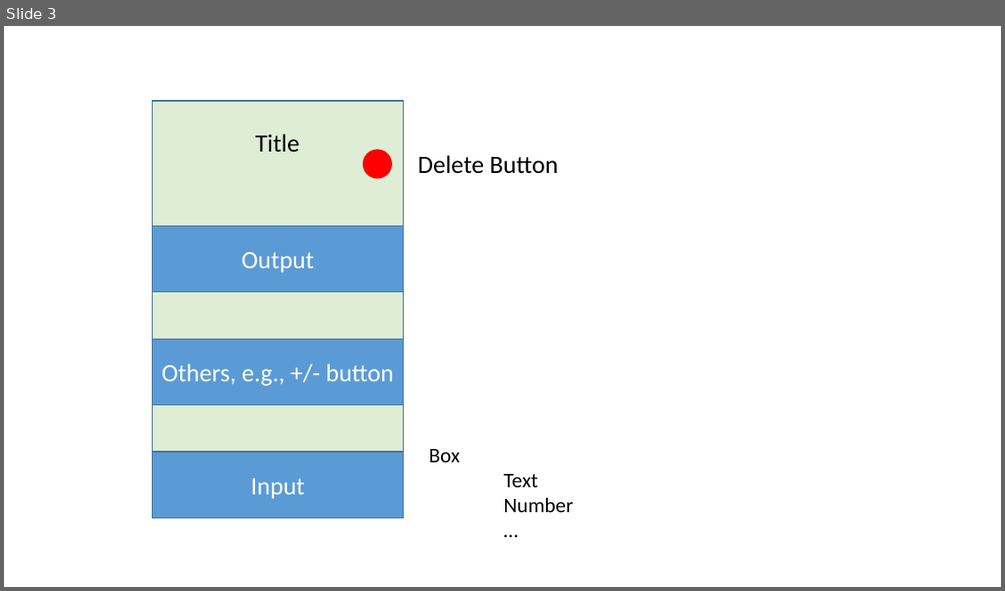
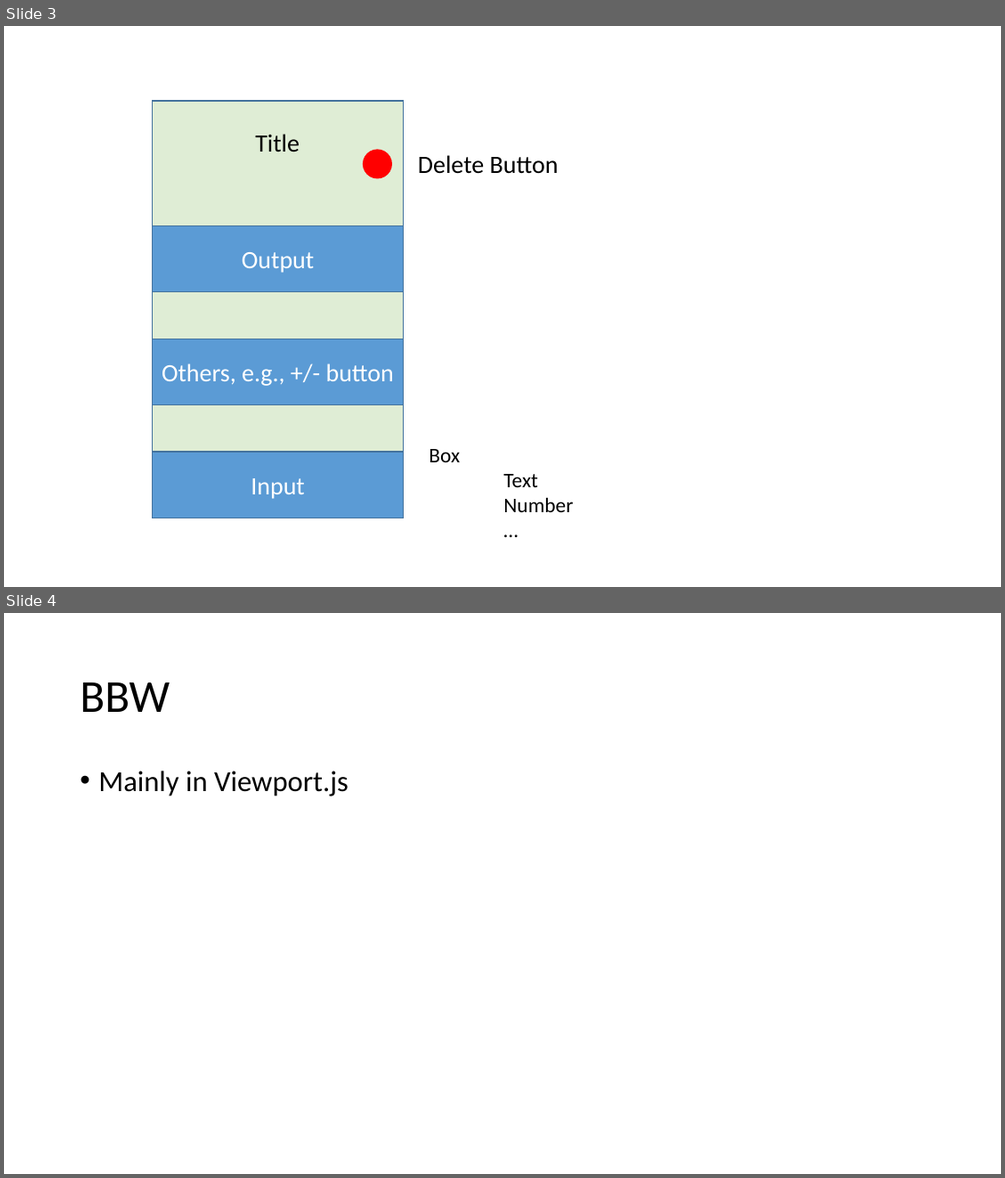
Before and after one commit to zhaozj89/Live-Emoji, a slide deck: doc/diagram.pptx. Shown one above the other, each under a label of ours: slide 3 before the commit, slides 3 and 4 after it. The pictures are 1005x591 and 1005x1178 pixels, drawn with LibreOffice and Linux fonts; fonts in the diff are those of the drawing. Boxes give left, top, right and bottom in pixels: in the first picture for what was removed or moved away, otherwise in the second. Text is boxed around its words. In the diff, an @@ line names an element or a change of style, - is before the commit and + after.

```diff
--- a/doc/diagram.pptx
+++ b/doc/diagram.pptx
@@ slide 4 added at (4,613,1001,1174), background #FFFFFF @@
@@ title added at (80,682,170,712), 44 pt, text #000000 @@
+BBW
@@ text added at (98,771,348,796), 28 pt, text #000000 @@
+• Mainly in Viewport.js
```
Also in this commit, not shown: 6 other files.
